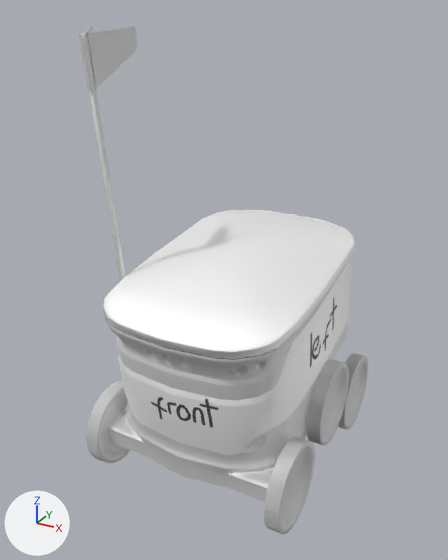
An edit to the Blender file models/e-model/e-model.blend, drawn before and after from the same camera.
Camera for both pictures: a 50 mm lens placed at (8.5, -17.23, 14.47), pointed at (-0.4, -1.05, 6.38). Lighting does not change. The marker at lower left points along +X, +Y and +Z. The picture after the commit comes second.

The first picture shows 'body front', 'body left', 'lid', 'robot', 'robot flag new', 'wheel back right', 'wheel front left', 'wheel front right', 'wheel middle right' and 1 more.
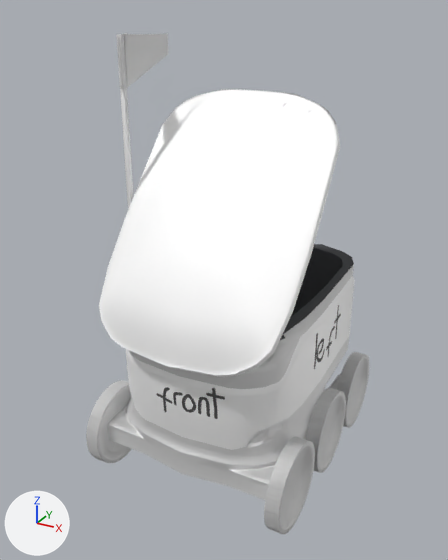
Diff of the bpy script that builds the scene:
```diff
--- a/models/e-model/e-model.blend.py
+++ b/models/e-model/e-model.blend.py
@@ ob_robot @@
 ob_robot = bpy.data.objects.new('robot', me_body)
-ob_robot.location = (0.0, 0.15, 0.45)
-ob_robot.rotation_euler = (1.697, 0.0, 0.0)  # degrees (97, 0, 0)
+ob_robot.location = (0.0, 0.0, 0.0)
+ob_robot.rotation_euler = (1.571, 0.0, 0.0)  # degrees (90, 0, 0)
 ob_robot.scale = (0.01, 0.01, 0.01)
@@ ob_lid @@
 ob_lid.matrix_parent_inverse = Matrix(((100.0, 0.0, 0.0, 0.0), (0.0, 0.0, 100.0, 0.0), (0.0, -100.0, 0.0, 0.0), (0.0, 0.0, 0.0, 1.0)))
-ob_lid.location = (0.0, -4.472, 6.374)
-ob_lid.rotation_euler = (1.571, 0.0, 0.0)  # degrees (90, 0, 0)
+ob_lid.location = (0.0, -4.93, 5.462)
+ob_lid.rotation_euler = (2.456, 0.0, 0.0)  # degrees (141, 0, 0)
 ob_lid.scale = (0.01, 0.01, 0.01)
@@ ob_rocker_bogie @@
 ob_rocker_bogie.location = (0.0000751, 0.891, 1.416)
-ob_rocker_bogie.rotation_euler = (1.047, 0.0, 0.0)  # degrees (60, 0, 0)
+ob_rocker_bogie.rotation_euler = (1.557, 0.0, 0.0)  # degrees (89, 0, 0)
 ob_rocker_bogie.scale = (0.01, 0.01, 0.01)
```

Location of each change, (x1, y1, x2, y2) in pixels of the pictures (448 x 560 px):
'lid', moved, turned: before (103, 210, 355, 359); after (99, 89, 340, 377)
'robot', moved, turned: before (104, 259, 349, 502); after (108, 265, 354, 500)
'body front', moved, turned: before (118, 355, 273, 455); after (126, 349, 279, 450)
'robot flag new', moved, turned: before (79, 26, 138, 281); after (116, 33, 168, 209)
'body left', moved, turned: before (271, 262, 351, 428); after (275, 276, 355, 424)
'wheel front right', moved, turned: (264, 437, 315, 534) in both
'wheel middle right', moved, turned: before (306, 360, 349, 446); after (306, 388, 346, 473)
'body inside', moved, turned (mostly hidden before): before (104, 313, 276, 360); after (169, 244, 354, 373)
'wheel front left', moved, turned: (86, 380, 131, 463) in both
'wheel back right', moved, turned: before (338, 353, 368, 430); after (337, 352, 369, 428)
'rocker-bogie', moved, turned (not visible before): after (329, 374, 341, 390)
